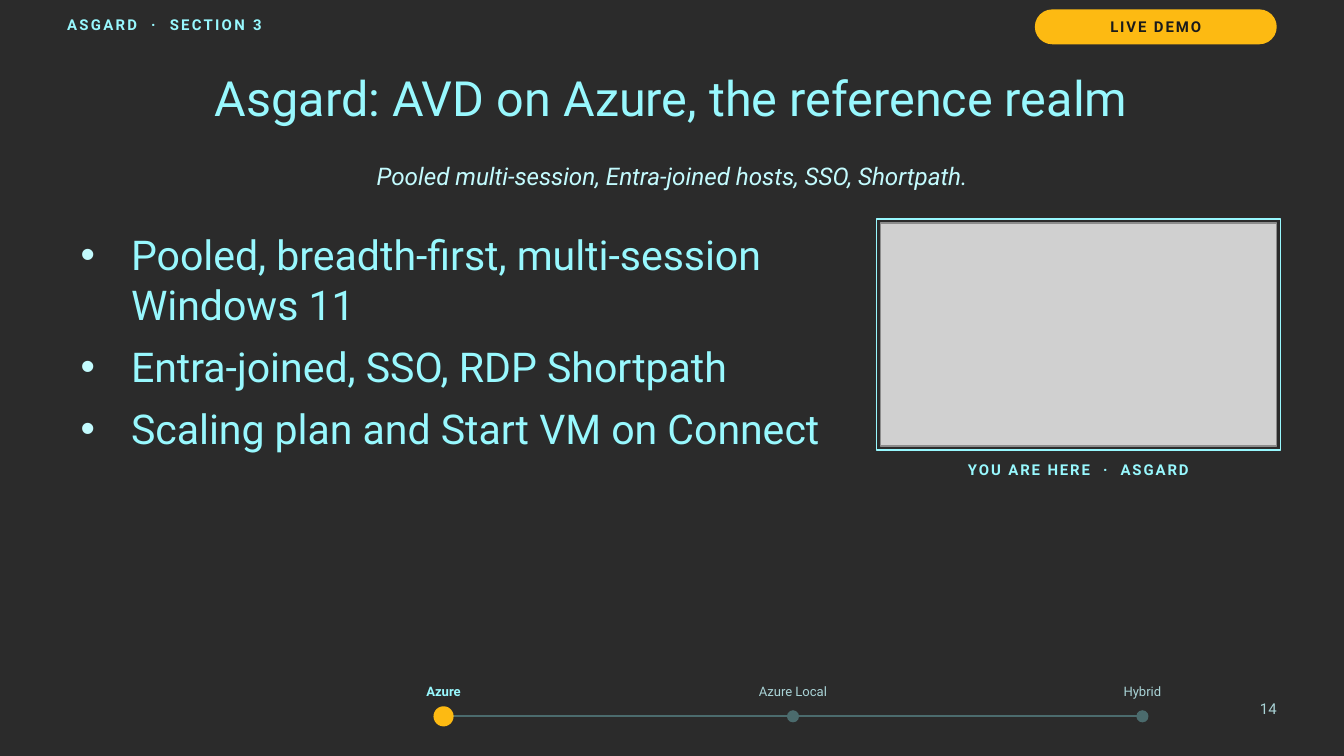
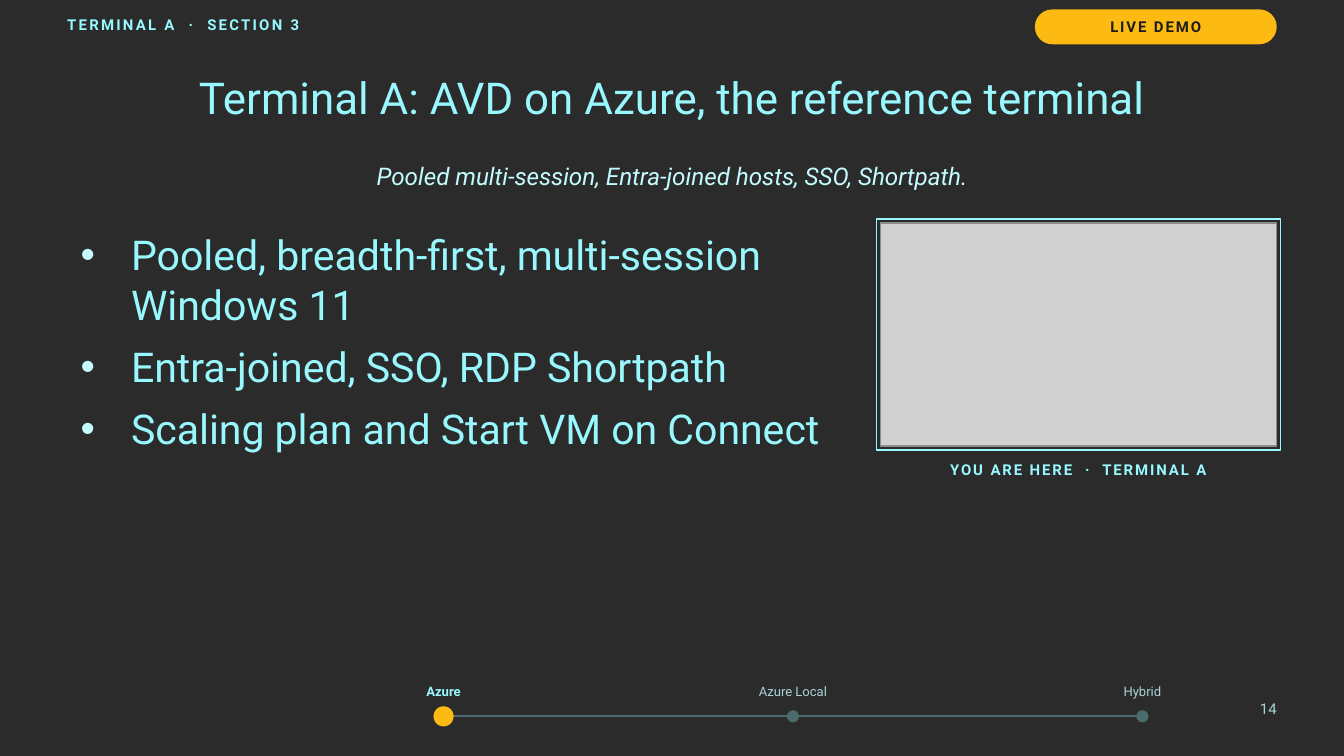
Before and after one commit to thisismydemo/nic2026_avd, a slide deck: slide 14 of presentation/AVD_Anywhere_NIC2026.pptx. Drawn at 1344x756 pixels with LibreOffice and Linux fonts; fonts in the diff are those of the drawing; grey boxes stand for pictures; background and template pictures are left out; a plain dark background stands for a picture behind light text. Boxes give left, top, right and bottom in pixels: in the first picture for what was removed or moved away, otherwise in the second. Text is boxed around its words. In the diff, an @@ line names an element or a change of style, - is before the commit and + after.

```diff
--- a/presentation/AVD_Anywhere_NIC2026.pptx
+++ b/presentation/AVD_Anywhere_NIC2026.pptx
@@ text at (x1=67, y1=19, x2=300, y2=30): text changed @@
-ASGARD · SECTION 3
+TERMINAL A · SECTION 3
@@ title at (x1=199, y1=80, x2=1144, y2=120): text changed; size 26 to 23.5 pt @@
-Asgard: AVD on Azure, the reference realm
+Terminal A: AVD on Azure, the reference terminal
@@ text at (x1=950, y1=464, x2=1206, y2=475): text changed @@
-YOU ARE HERE · ASGARD
+YOU ARE HERE · TERMINAL A
```
Also in this commit, not shown: 26 other slides changed, 33 other files.
